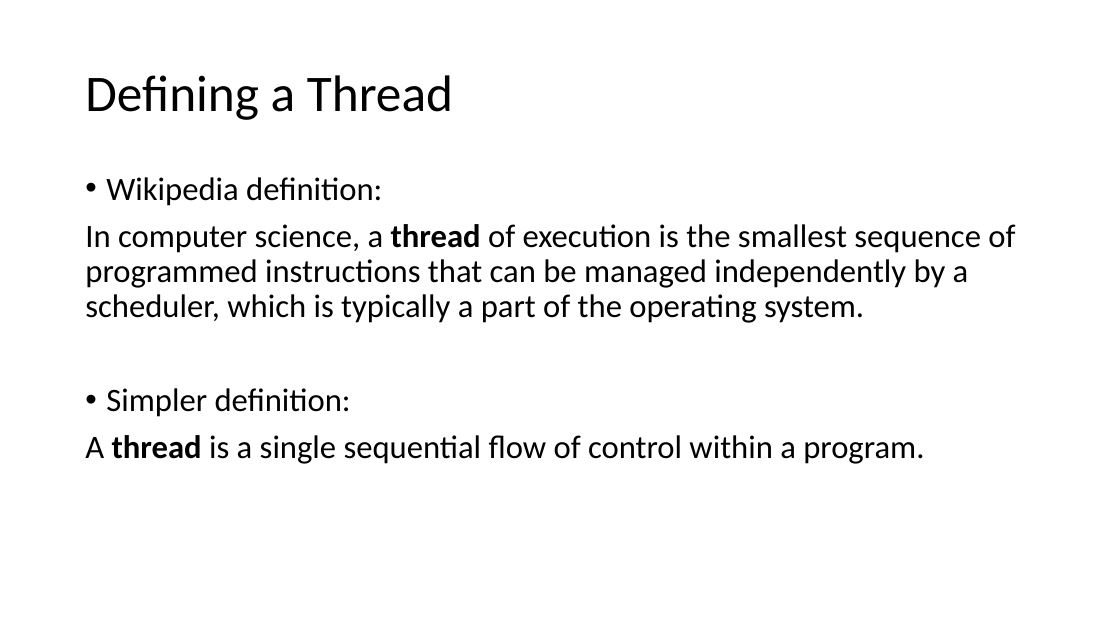
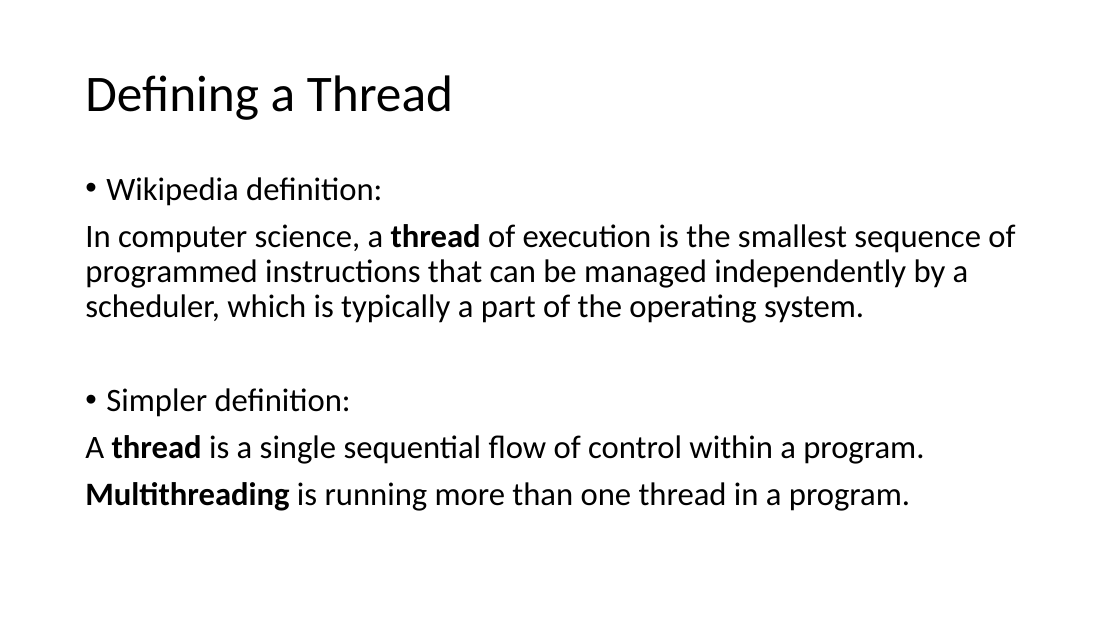
Before and after one commit to echoaj/TCS_PowerPoints, a slide deck: slide 2 of PowerPoints/Threading Vs Processing.pptx. Drawn at 1120x630 pixels with LibreOffice and Linux fonts; fonts in the diff are those of the drawing. Boxes give left, top, right and bottom in pixels: in the first picture for what was removed or moved away, otherwise in the second. Text is boxed around its words. In the diff, an @@ line names an element or a change of style, - is before the commit and + after.

```diff
--- a/PowerPoints/Threading Vs Processing.pptx
+++ b/PowerPoints/Threading Vs Processing.pptx
@@ text at [85, 482, 910, 511]: paragraph added @@
+Multithreading is running more than one thread in a program.
```
Also in this commit, not shown: 1 other slide changed, 1 slide added.
